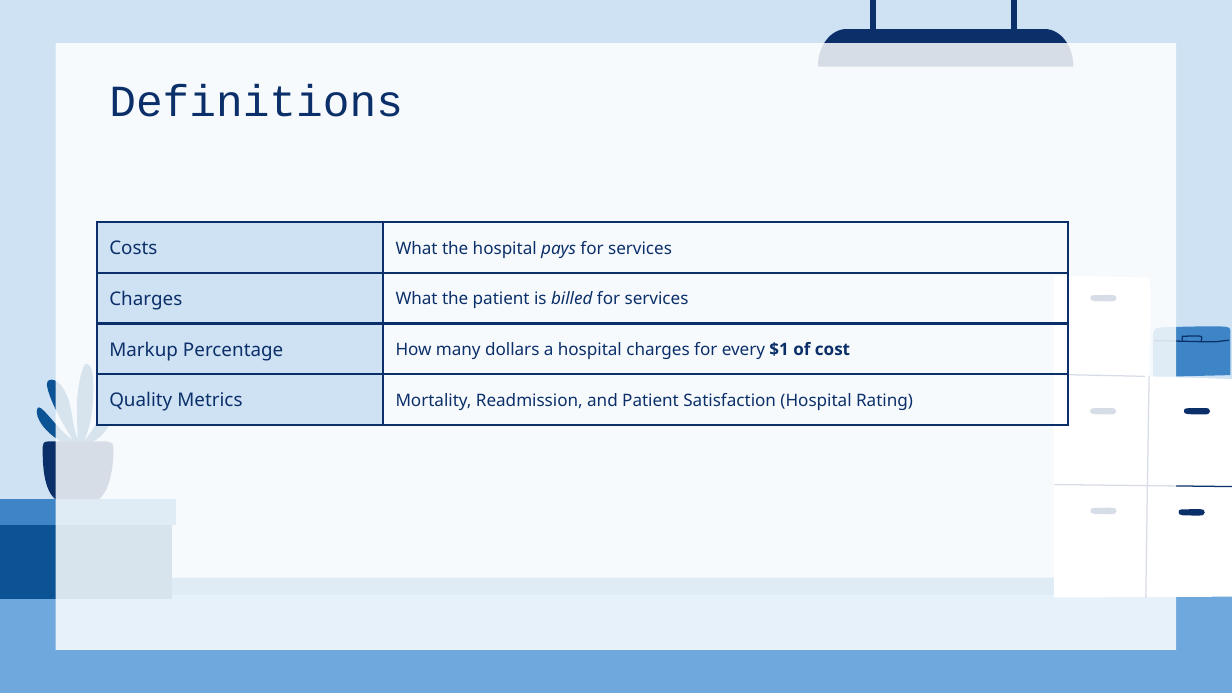
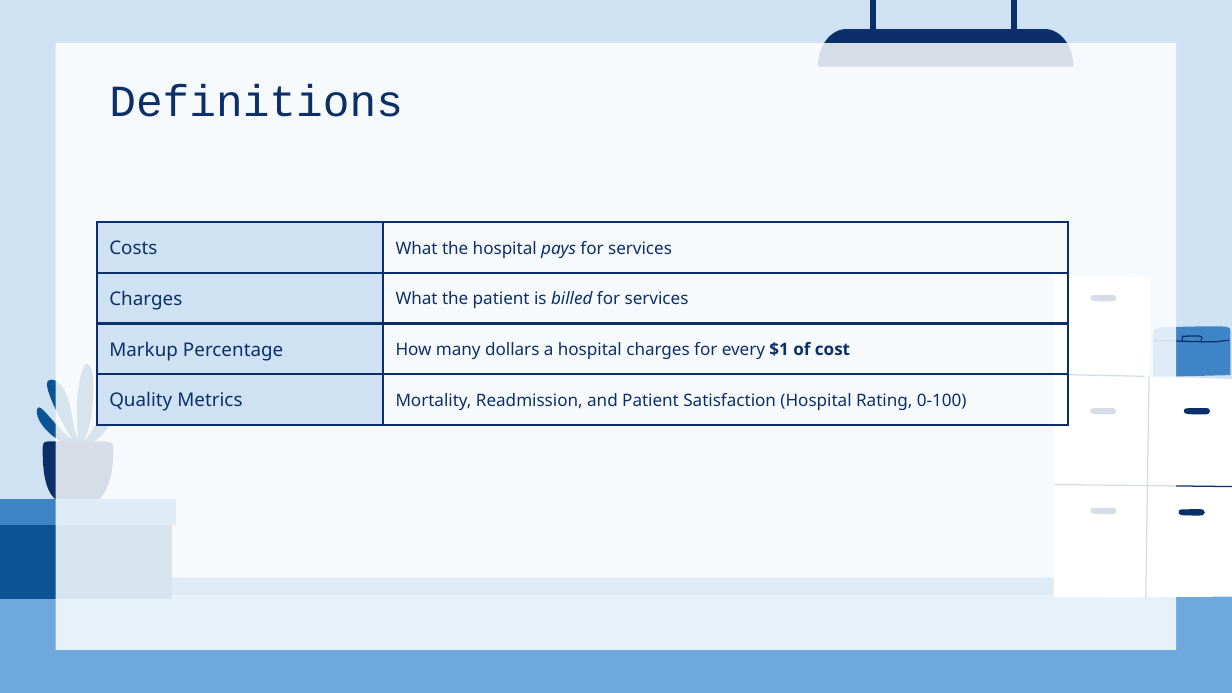
Before and after one commit to kjaques/hospital-financial-and-quality-performance, a slide deck: slide 5 of The Cost of Care Presentation.pptx. Drawn at 1232x693 pixels with LibreOffice and Linux fonts; fonts in the diff are those of the drawing. Boxes give left, top, right and bottom in pixels: in the first picture for what was removed or moved away, otherwise in the second. Text is boxed around its words. In the diff, an @@ line names an element or a change of style, - is before the commit and + after.

```diff
--- a/The Cost of Care Presentation.pptx
+++ b/The Cost of Care Presentation.pptx
@@ table at [97, 222, 1068, 425] @@
-row 4, column 2: Mortality, Readmission, and Patient Satisfaction (Hospital Rating)
+row 4, column 2: Mortality, Readmission, and Patient Satisfaction (Hospital Rating, 0-100)
```
Also in this commit, not shown: 2 other slides changed, 1 slide added, 5 other files.
